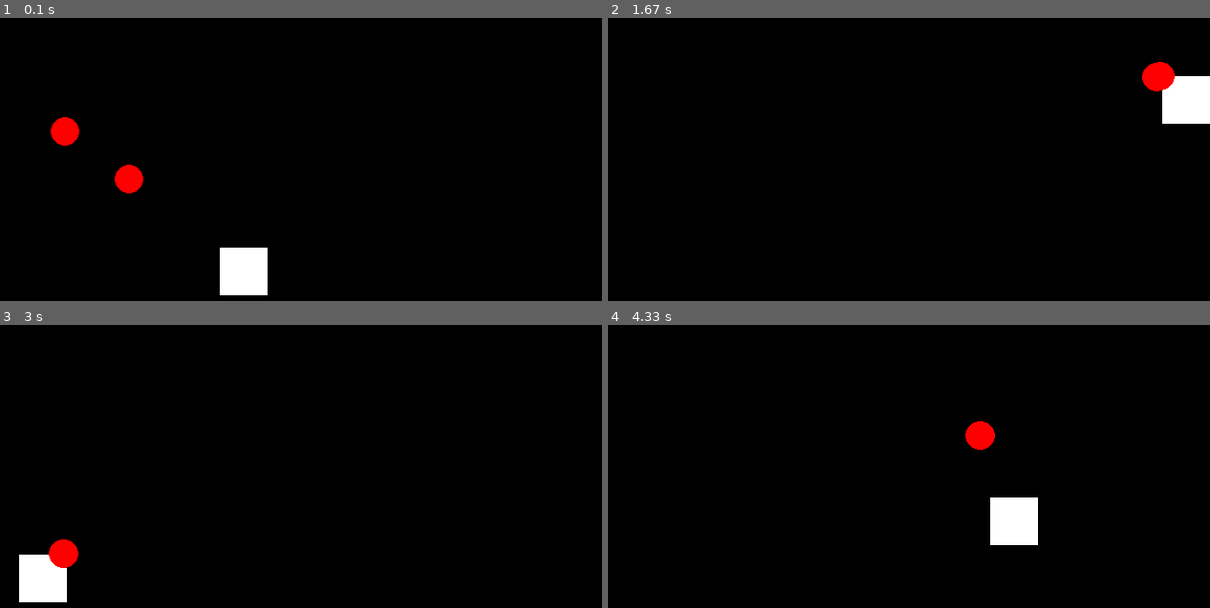
Above: before the commit, frames 1-4 (two rows, left to right).
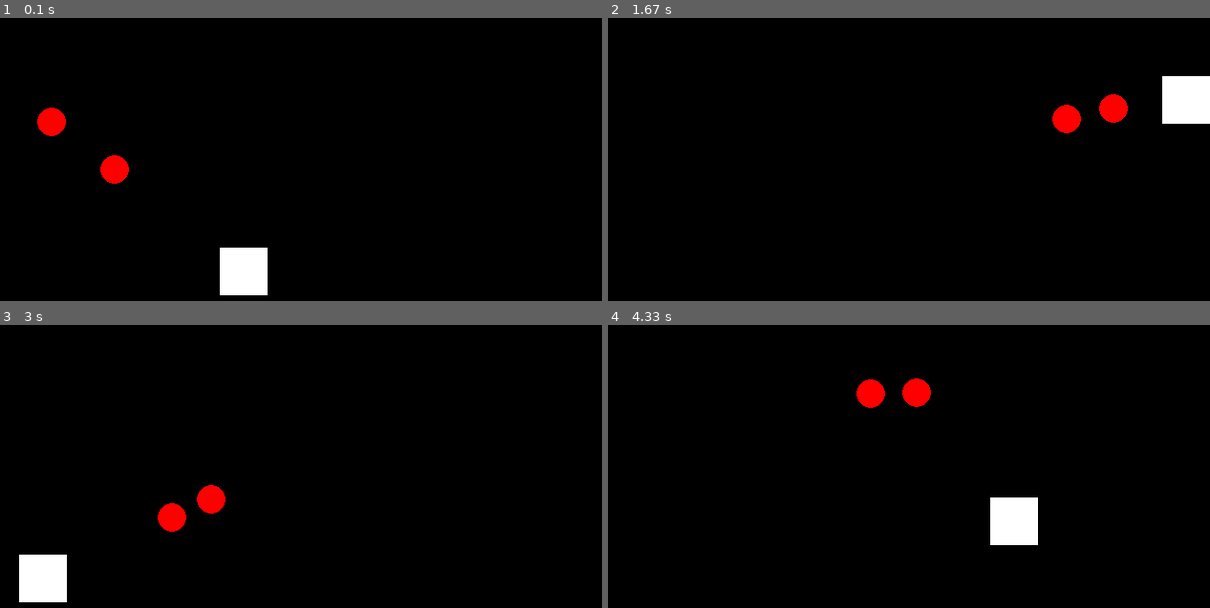
Above: after the commit, the same moments.

Repository: jlopezestrada/pygame-examples
Game: pygame game, started from advanced_examples/enemy_ai.py
Two runs of this game, one before a commit and one after it. Both use one fixed random seed, a clock stepped at 60 frames per second and the inputs below.
Inputs:
- Up to frame 1 (0.1 s): no input
- Up to frame 2 (1.67 s): hold D 0.33-0.8 s; hold W 0.83-1.13 s; hold D 1.17-1.63 s
- Up to frame 3 (3 s): hold A 1.67-2.2 s; hold S 2.23-2.53 s; hold A 2.57-2.97 s
- Up to frame 4 (4.33 s): hold W 3-3.37 s; hold D 3.4-4.03 s; hold S from 4.07 s (still down)

The runs differ from the first frame. In frame 1, 1.0% of the frame differs, in the area x 6-24%, y 31-62%; in frame 2, 1.2%, in the area x 73-95%, y 15-41%; in frame 3, 1.1%; in frame 4, 1.1%.

Commit message:
fix: add separation between enemies

Diff:
--- a/advanced_examples/enemy_ai.py
+++ b/advanced_examples/enemy_ai.py
@@ -7,6 +7,7 @@
 SCREEN_HEIGHT = 600
 
 screen = pygame.display.set_mode((SCREEN_WIDTH, SCREEN_HEIGHT))
+pygame.display.set_caption("Enemy AI")
 clock = pygame.time.Clock()
 
 # Player
@@ -23,8 +24,9 @@
 mov_y_enemy_one = SCREEN_HEIGHT / 4
 mov_x_enemy_two = SCREEN_WIDTH / 3
 mov_y_enemy_two = SCREEN_HEIGHT / 3
+enemy_speed = 5
 
-def enemy_move_player(enemy_x, enemy_y, player_x, player_y, speed):
+def enemy_move_player(enemy_x, enemy_y, player_x, player_y, other_enemy_x, other_enemy_y, speed):
     dx = player_x - enemy_x
     dy = player_y - enemy_y
     distance = (dx**2 + dy**2) ** 0.5
@@ -32,9 +34,16 @@
     if distance != 0:
         dx = (dx / distance) * speed
         dy = (dy / distance) * speed
-
     else:
         dx = dy = 0
+
+    separation_x = enemy_x - other_enemy_x
+    separation_y = enemy_y - other_enemy_y
+    separation_distance = (separation_x**2 + separation_y**2) ** 0.5
+
+    if separation_distance < ENEMY_ONE_RADIUS * 3:
+        dx += separation_x / separation_distance
+        dy += separation_y / separation_distance
 
     return enemy_x + dx, enemy_y + dy
 
@@ -59,8 +68,8 @@
     if keys_pressed[pygame.K_d] and mov_x_player < SCREEN_WIDTH - PLAYER_WIDTH:
         mov_x_player += speed_player
 
-    mov_x_enemy_one, mov_y_enemy_one = enemy_move_player(mov_x_enemy_one, mov_y_enemy_one, mov_x_player, mov_y_player, 8)
-    mov_x_enemy_two, mov_y_enemy_two = enemy_move_player(mov_x_enemy_two, mov_y_enemy_two, mov_x_player, mov_y_player, 8)
+    mov_x_enemy_one, mov_y_enemy_one = enemy_move_player(mov_x_enemy_one, mov_y_enemy_one, mov_x_player, mov_y_player, mov_x_enemy_two, mov_y_enemy_two, enemy_speed)
+    mov_x_enemy_two, mov_y_enemy_two = enemy_move_player(mov_x_enemy_two, mov_y_enemy_two, mov_x_player, mov_y_player, mov_x_enemy_one, mov_y_enemy_one, enemy_speed)
 
     mov_x_enemy_one = max(ENEMY_ONE_RADIUS, min(SCREEN_WIDTH - ENEMY_ONE_RADIUS, mov_x_enemy_one))
     mov_y_enemy_one = max(ENEMY_ONE_RADIUS, min(SCREEN_WIDTH - ENEMY_ONE_RADIUS, mov_y_enemy_one))
